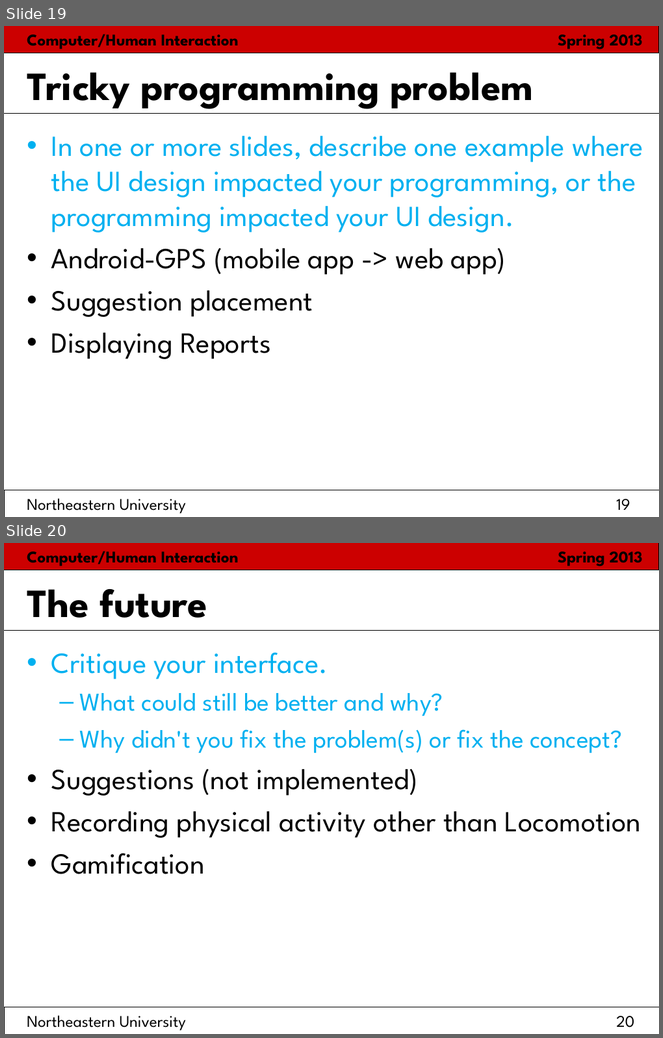
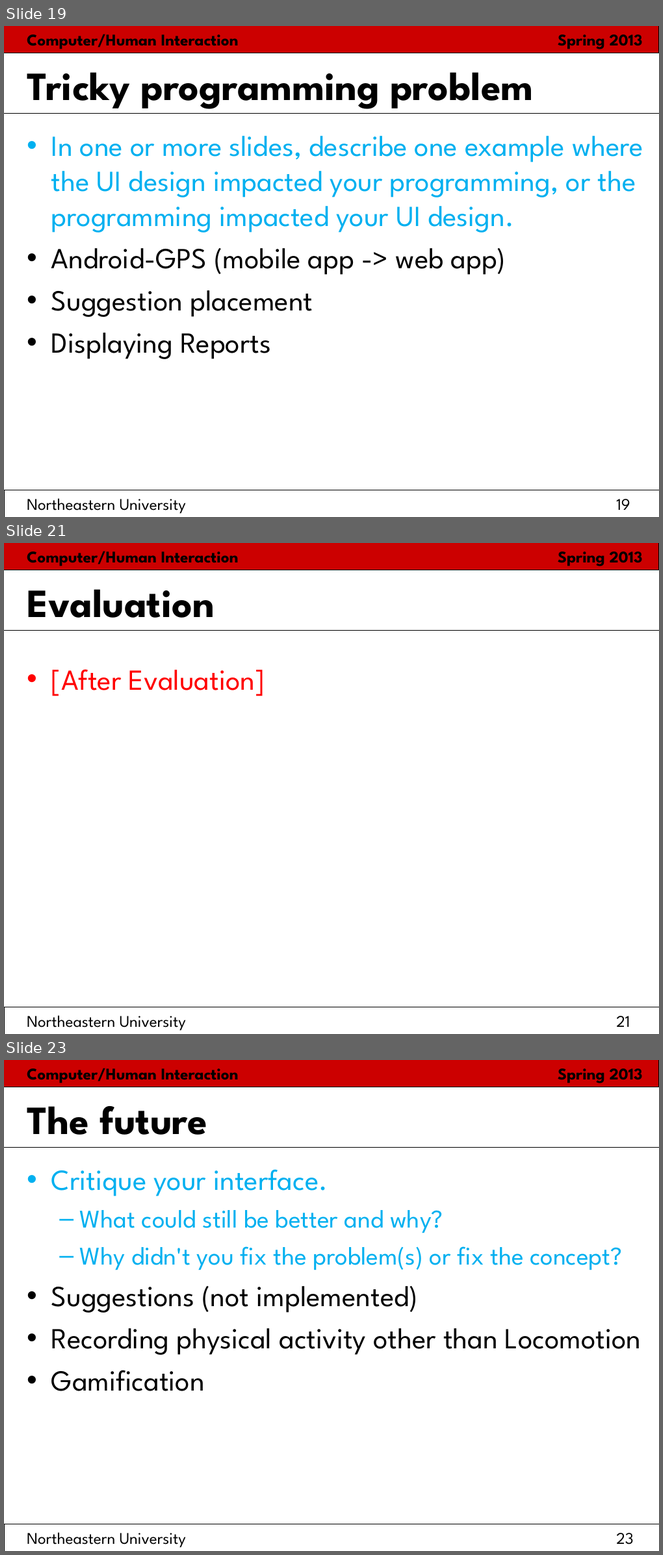
Before and after one commit to hci2014/sandbox, a slide deck: FinalPresentationTemplate.ppt. Shown one above the other, each under a label of ours: slides 19 and 20 before the commit, slides 19, 21 and 23 after it; the slides between them are not shown. The pictures are 663x1038 and 663x1555 pixels, drawn with LibreOffice and Linux fonts; fonts in the diff are those of the drawing. Boxes give left, top, right and bottom in pixels: in the first picture for what was removed or moved away, otherwise in the second. Text is boxed around its words. In the diff, an @@ line names an element or a change of style, - is before the commit and + after.

```diff
--- a/FinalPresentationTemplate.ppt
+++ b/FinalPresentationTemplate.ppt
@@ slide 21 added at box(4, 543, 659, 1034), background #FFFFFF; not listed: 6 template elements that a slide beside it also shows @@
@@ title added at box(27, 589, 214, 618), 44 pt, text #000000, bold @@
+Evaluation
@@ text added at box(51, 669, 265, 696), 32 pt, text #FF0000 @@
+• [After Evaluation]
@@ what was slide 20 is now slide 23 @@
@@ page number at box(27, 1533, 634, 1548): text changed @@
-Northeastern University 20
+Northeastern University 23
```
Also in this commit, not shown: 6 slides changed, 6 other slides added, 2 slides removed.
